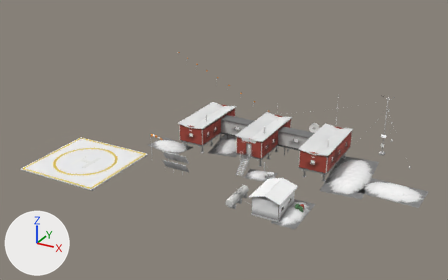
Renders of the glTF model thin-air/assets/models/poi/kestrel_station.glb from each side of a commit.
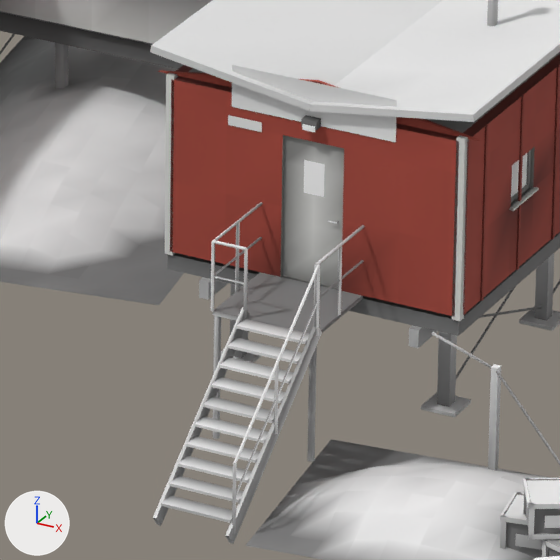
Old and new are each drawn whole from a 50 mm lens placed at (38.8, -84.1, 42.8), pointed at (-9.5, 3.7, -1.1) and again close up on the part from 50% to 60% of the width and 47% to 64% of the height. Lighting does not change. The marker at lower left points along +X, +Y and +Z. The first two pictures are the older version. Vertices at exactly the same position are counted once.

Names of what the first close-up shows: 'detail', 'ground', 'main'.
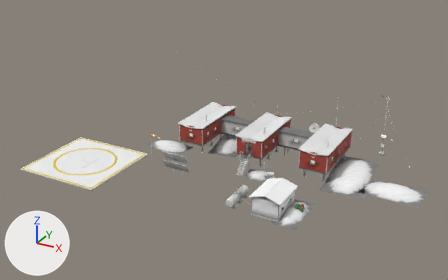
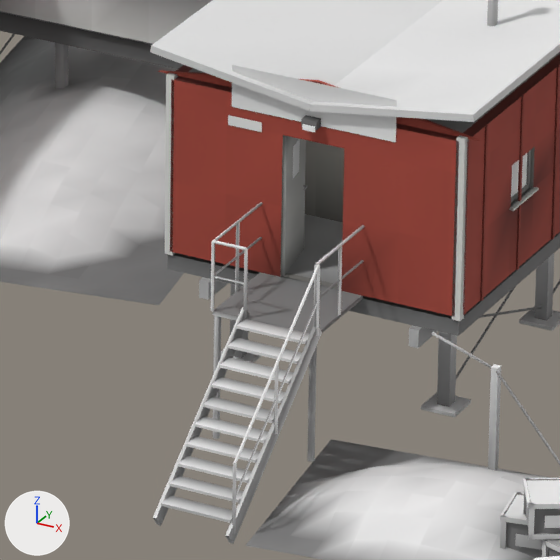
Edits to the bpy script that builds the scene:
```text
Change me_main:
    where me_main.from_pydata(...)  # 8046 vertices, 13834 faces; spans x -30.0..18.0, y -24.0..9.7, z -0.1..10.8
    used by ob_main; location = (0.0, 0.0, 0.0)
    me_main part 1: the loose piece of 36 vertices spanning x -0.4..0.4, y -5.5, z 1.9..3.9 is turned 100 degrees about the z axis through its middle, then moved by (-0.5, 0.4, 0.0)
    me_main part 2: 4 of 8046 vertices moved; they spanned x -0.2..0.2, y -5.5, z 3.1..3.6 and now span x -0.5, y -5.2..-4.9, z 3.1..3.6; mean shift (-0.5, 0.4, 0.0); largest move (0.2, -5.5, 3.1) -> (-0.5, -4.9, 3.1)
    me_main part 3: 170 faces centred in x -10.9..12.1, y -5.6..5.6, z 1.9..4.3 are repainted in the vertex colours; the middle colour goes from grey #ababaa to grey #bdbdbc
    me_main part 4: 84 faces centred in x -10.9..11.6, y -5.6..5.6, z 1.9..4.3 are repainted in the vertex colours; the middle colour goes from light grey #dbdbd7 to light grey #cccccc
```

Location of each change, (x1, y1, x2, y2) in pixels of the close-ups (560 x 560 px; the box of a moved part takes in the faces that stretch with it):
part 1 of me_main, moved or reshaped
    before: (282, 135, 344, 288)
    after: (282, 135, 306, 276)
part 2 of me_main, moved or reshaped
    before: (304, 160, 325, 197)
    after: (293, 139, 300, 178)
part 3 of me_main, recoloured
    both: (283, 147, 342, 274)
part 4 of me_main, recoloured
    before: (283, 172, 344, 254)
    after: (285, 140, 308, 247)
'interior', unchanged, uncovered by the edit
    after: (305, 140, 344, 222)
